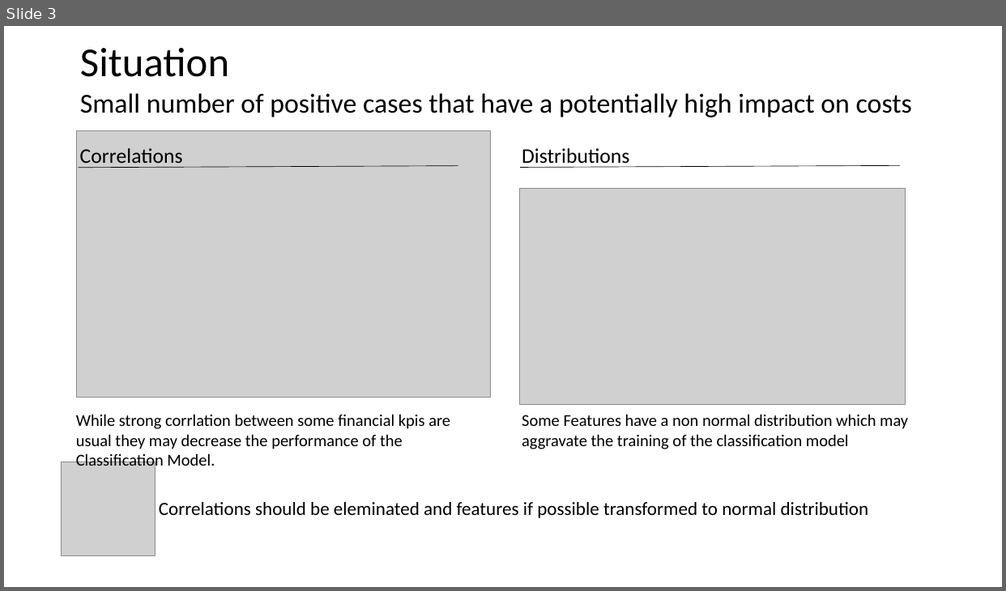
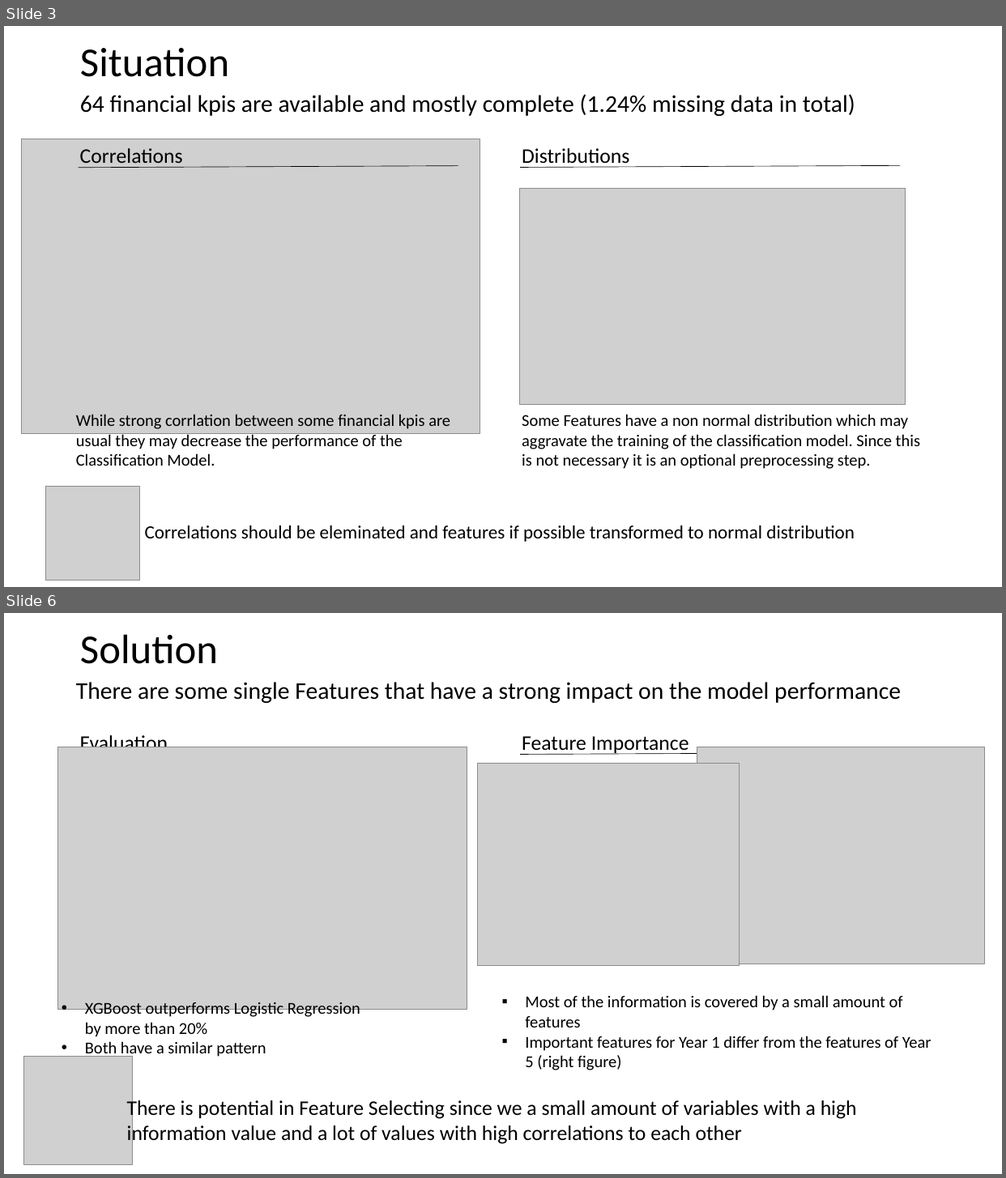
Before and after one commit to FelixKleineBoesing/InsolvencyPred, a slide deck: docs/final_presentation.pptx. Shown one above the other, each under a label of ours: slide 3 before the commit, slides 3 and 6 after it; the slides between them are not shown. The pictures are 1006x591 and 1006x1178 pixels, drawn with LibreOffice and Linux fonts; fonts in the diff are those of the drawing; grey boxes stand for pictures. Boxes give left, top, right and bottom in pixels: in the first picture for what was removed or moved away, otherwise in the second. Text is boxed around its words. In the diff, an @@ line names an element or a change of style, - is before the commit and + after.

```diff
--- a/docs/final_presentation.pptx
+++ b/docs/final_presentation.pptx
@@ slide 6 added at box(4, 613, 1002, 1174), background #FFFFFF @@
@@ title added at box(80, 634, 218, 664), 39.6 pt, text #000000 @@
+Solution
@@ text added at box(76, 682, 901, 703), 23.1 pt, text #000000 @@
+There are some single Features that have a strong impact on the model performance
@@ text added at box(80, 733, 168, 747), 20 pt, text #000000 @@
+Evaluation
@@ picture added at box(58, 747, 467, 1010) @@
@@ line added from (520, 755) to (900, 753), #000000 0.5 pt @@
@@ text added at box(522, 736, 689, 755), 20 pt, text #000000 @@
+Feature Importance
@@ picture added at box(697, 747, 984, 964) @@
@@ picture added at box(477, 764, 739, 966) @@
@@ text added at box(525, 995, 931, 1071), 16 pt, text #000000 @@
+▪ Most of the information is covered by a small amount of features
+▪ Important features for Year 1 differ from the features of Year 5 (right figure)
@@ text added at box(85, 1003, 360, 1059), 16 pt, text #000000 @@
+• XGBoost outperforms Logistic Regression by more than 20%
+• Both have a similar pattern
@@ picture added at box(24, 1056, 133, 1165) @@
@@ text added at box(127, 1098, 857, 1145), 20 pt, text #000000 @@
+There is potential in Feature Selecting since we a small amount of variables with a high information value and a lot of values with high correlations to each other
@@ slide 3 changed as well @@
@@ text at box(80, 94, 855, 116): text changed; size 26.4 to 23.1 pt @@
-Small number of positive cases that have a potentially high impact on costs
+64 financial kpis are available and mostly complete (1.24% missing data in total)
@@ picture: place and size @@
-picture at box(77, 131, 491, 398)
+picture at box(22, 139, 480, 433)
@@ text at box(522, 414, 920, 469): text changed @@
-Some Features have a non normal distribution which may aggravate the training of the classification model
+Some Features have a non normal distribution which may aggravate the training of the classification model. Since this is not necessary it is an optional preprocessing step.
@@ picture: place and size @@
-picture at box(61, 463, 155, 557)
+picture at box(45, 486, 139, 581)
@@ text "Correlations should be eleminated and ...": place and size @@
-text "Correlations should be eleminated and ..." at box(159, 502, 869, 518)
+text "Correlations should be eleminated and ..." at box(145, 526, 854, 542)
```
Also in this commit, not shown: 3 other slides changed, 5 other slides added, 4 slides removed, 3 other files.
